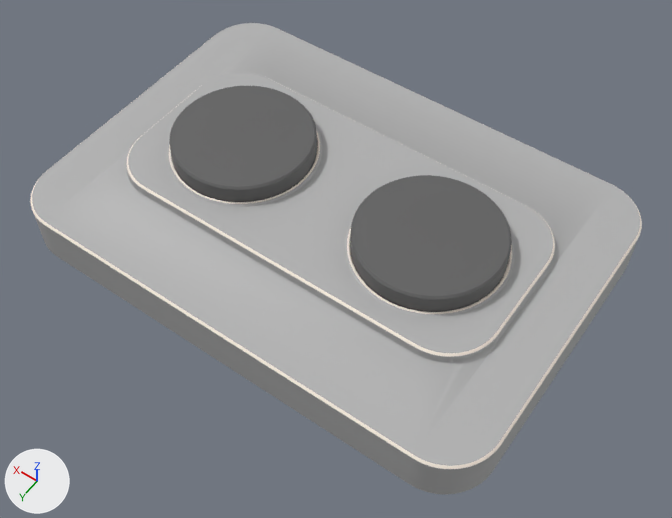
Two versions of the FBX model KGA_Error/Assets/Prefeb/buttonOnly.fbx, one commit apart.
The view is the same before and after, from a camera (50 mm lens) standing at (-3.39, 4.7, 7.05) and looking at (-0.24, 0.28, 0.11). Arrows for +X, +Y and +Z are at lower left; the lights stay in place. Where no turn or scale is listed for an object, it has been applied to the vertices.

Script lines for the objects in view, before the commit:
```python
me_mesh = bpy.data.meshes.new('Mesh')
me_mesh.from_pydata(...)  # 150 vertices, 102 faces; spans x 0.35..1.75, y -0.699..0.699, z 0.6..0.8
me_mesh.materials.append(mat_color_m08)  # dark grey #606060
me_mesh_001 = bpy.data.meshes.new('Mesh.001')
me_mesh_001.from_pydata(...)  # 1072 vertices, 1263 faces; spans x -2.5..2.5, y -1.75..1.75, z 0.0..0.62
# faces by material slot: [809, 454]
me_mesh_001.materials.append(mat_color_m05)  # grey #b2b2b2
me_mesh_001.materials.append(mat_color_c01)  # white #fff3e7
me_mesh_002 = bpy.data.meshes.new('Mesh.002')
me_mesh_002.from_pydata(...)  # 150 vertices, 102 faces; spans x -1.75..-0.35, y -0.699..0.699, z 0.6..0.8
me_mesh_002.materials.append(mat_color_m08)  # dark grey #606060
ob_mesh1 = bpy.data.objects.new('Mesh1', me_mesh)
ob_mesh1.location = (0.0, 0.0, 0.0)
ob_mesh2 = bpy.data.objects.new('Mesh2', me_mesh_001)
ob_mesh2.location = (0.0, 0.0, 0.0)
ob_mesh3 = bpy.data.objects.new('Mesh3', me_mesh_002)
ob_mesh3.location = (0.0, 0.0, 0.0)
```
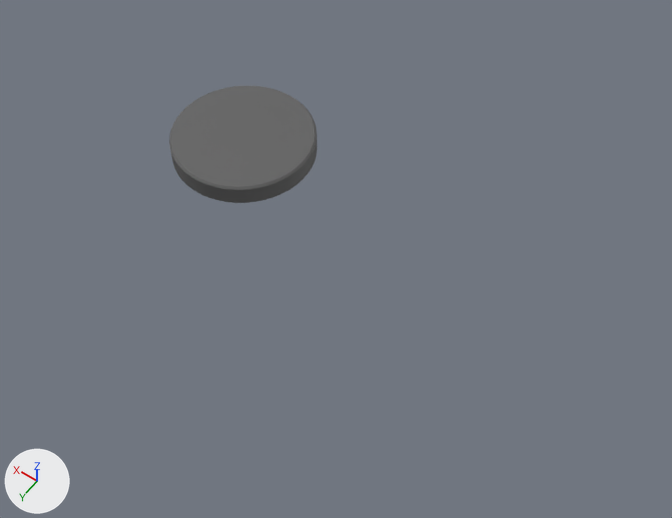
The newer file is also turned or shifted as a whole; pictures and numbers use the older file's frame.

Edits to the bpy script that builds the scene:
```text
Remove ob_mesh3:
    ob_mesh3 = bpy.data.objects.new('Mesh3', me_mesh_002)
    ob_mesh3.location = (0.0, 0.0, 0.0)
Remove ob_mesh2:
    ob_mesh2 = bpy.data.objects.new('Mesh2', me_mesh_001)
    ob_mesh2.location = (0.0, 0.0, 0.0)
```

What differs and where, as boxes (x1, y1, x2, y2) in the pictures (672 x 518 px):
'Mesh2', deleted
    before: (30, 23, 642, 494)
    faces in mat_color_m05 (grey #b2b2b2): (32, 23, 640, 494)
    faces in mat_color_c01 (white #fff3e7): (30, 35, 642, 469)
'Mesh3', deleted
    before: (350, 175, 512, 312)
